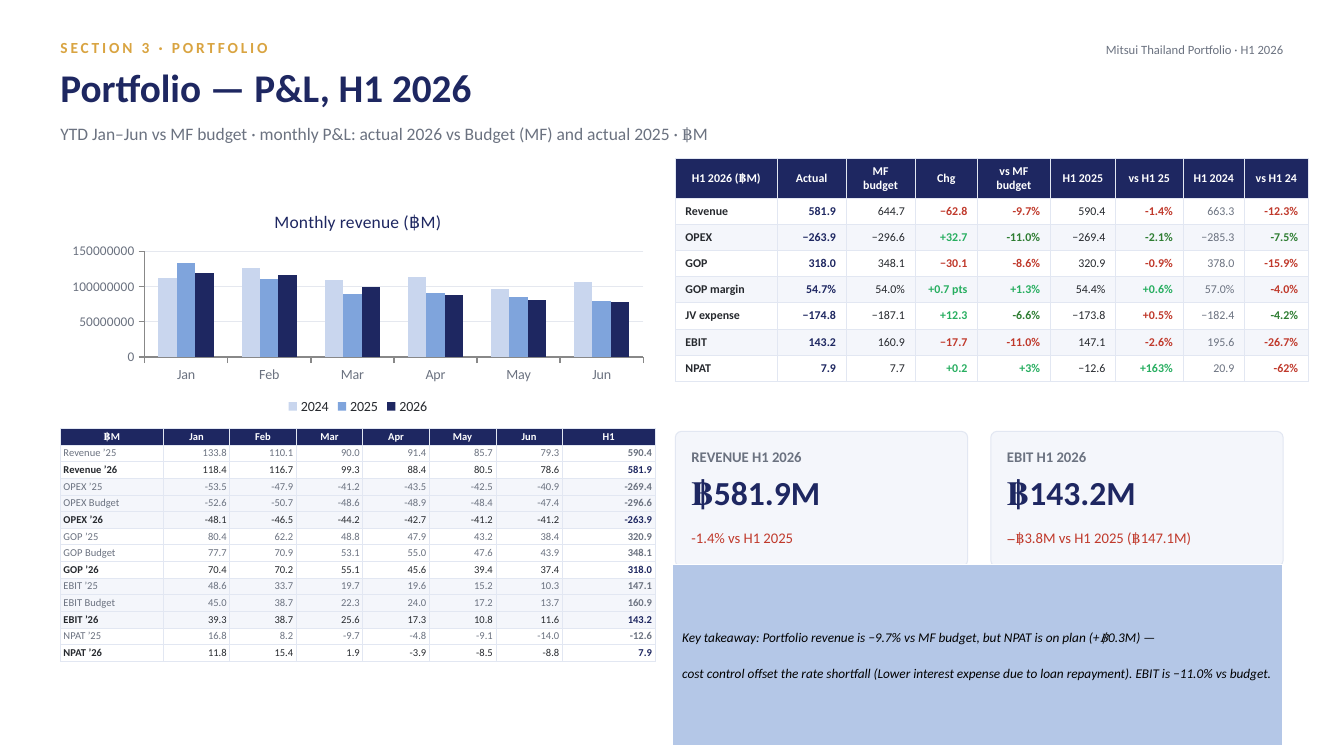
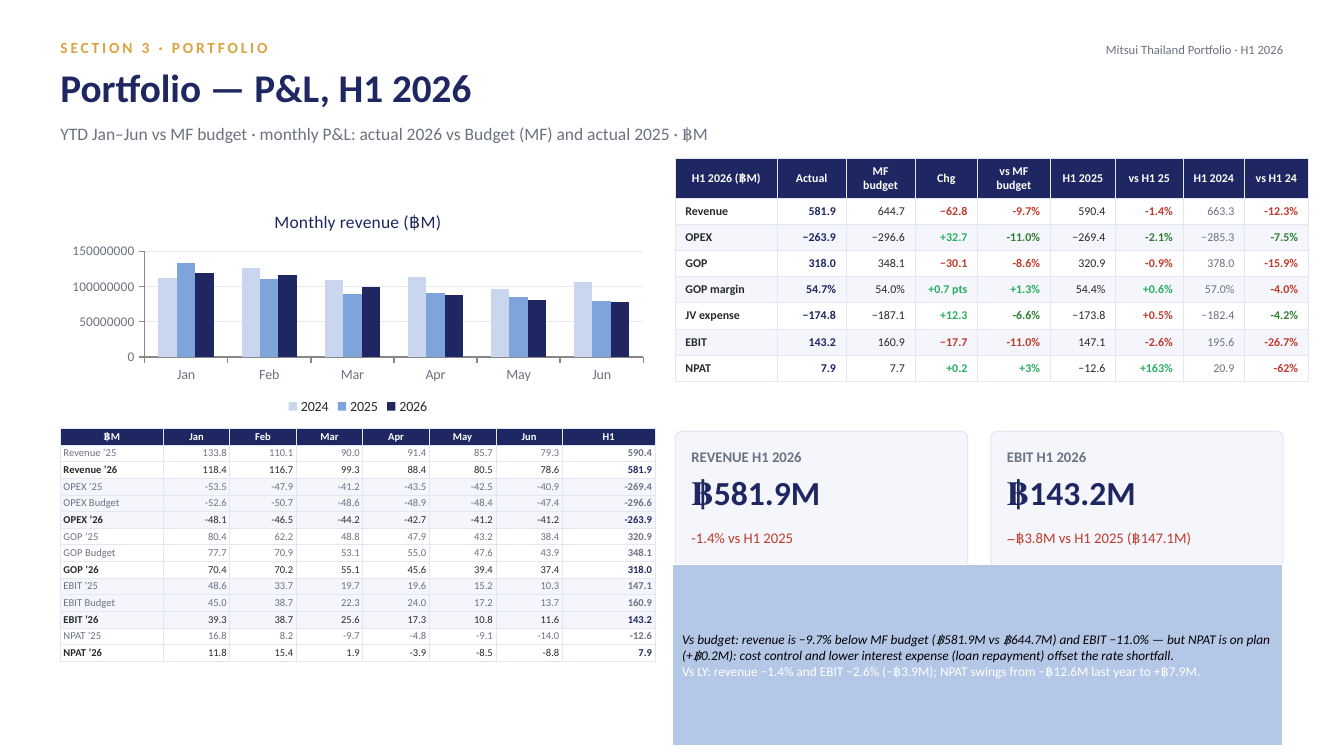
Before and after one commit to Chavin2543/mae-workspace, a slide deck: slide 14 of output/Portfolio_Performance_Report_H1-2026.pptx. Drawn at 1344x756 pixels with LibreOffice and Linux fonts; fonts in the diff are those of the drawing. Boxes give left, top, right and bottom in pixels: in the first picture for what was removed or moved away, otherwise in the second. Text is boxed around its words. In the diff, an @@ line names an element or a change of style, - is before the commit and + after.

```diff
--- a/output/Portfolio_Performance_Report_H1-2026.pptx
+++ b/output/Portfolio_Performance_Report_H1-2026.pptx
@@ text in rectangle at (682, 634, 1271, 678): text changed @@
-Key takeaway: Portfolio revenue is −9.7% vs MF budget, but NPAT is on plan (+฿0.3M) —
-cost control offset the rate shortfall (Lower interest expense due to loan repayment). EBIT is −11.0% vs budget.
+Vs budget: revenue is −9.7% below MF budget (฿581.9M vs ฿644.7M) and EBIT −11.0% — but NPAT is on plan (+฿0.2M): cost control and lower interest expense (loan repayment) offset the rate shortfall.
+Vs LY: revenue −1.4% and EBIT −2.6% (−฿3.9M); NPAT swings from −฿12.6M last year to +฿7.9M.
```
